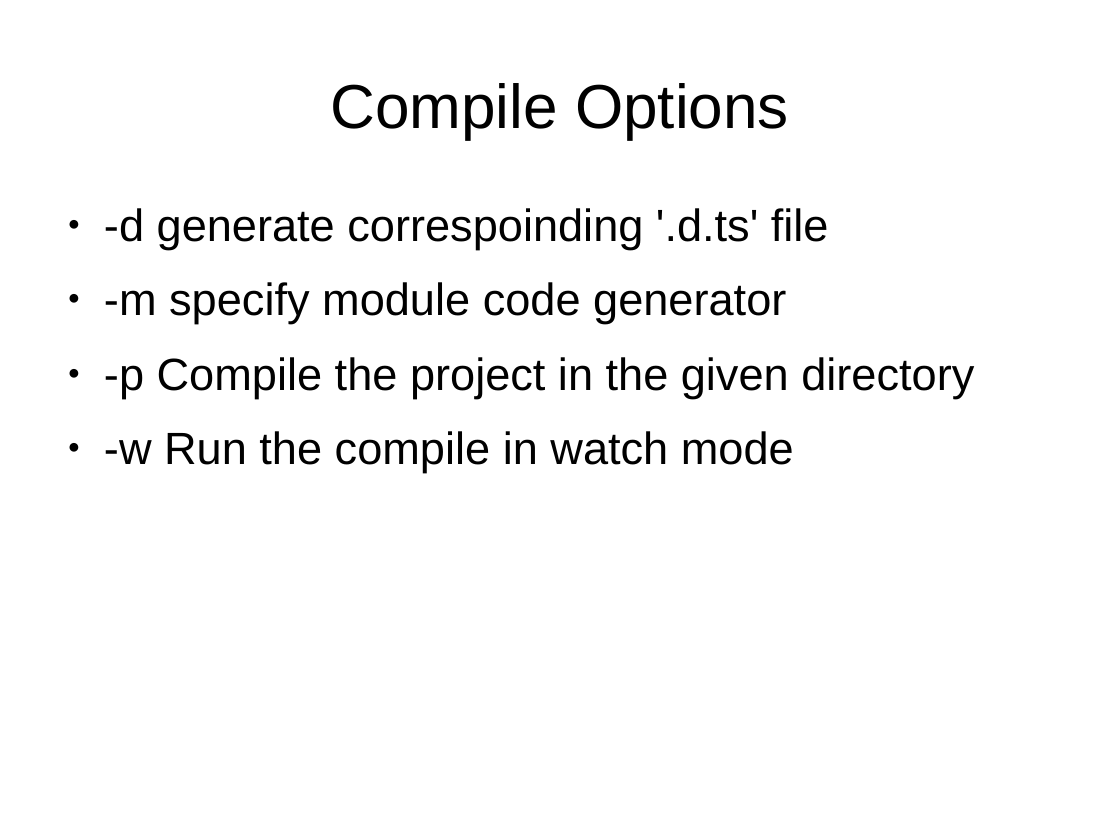
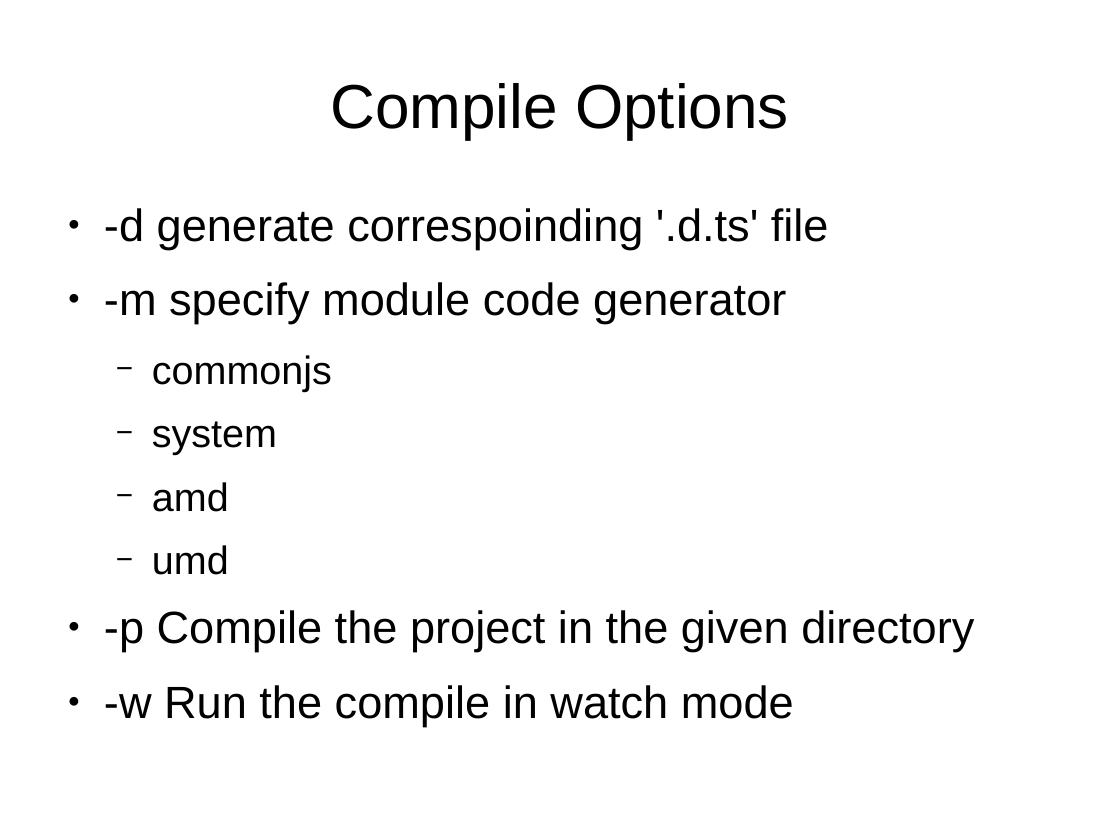
Before and after one commit to sallop/til, a slide deck: slide 6 of typescript.odp (slide 5 before the commit). Drawn at 1120x840 pixels with LibreOffice and Linux fonts; fonts in the diff are those of the drawing. Boxes give left, top, right and bottom in pixels: in the first picture for what was removed or moved away, otherwise in the second. Text is boxed around its words. In the diff, an @@ line names an element or a change of style, - is before the commit and + after.

```diff
--- a/typescript.odp
+++ b/typescript.odp
@@ text at bbox=[152, 355, 332, 575]: paragraphs added @@
+  − commonjs
+  − system
+  − amd
+  − umd
```
Also in this commit, not shown: 3 slides added, 2 other files.
